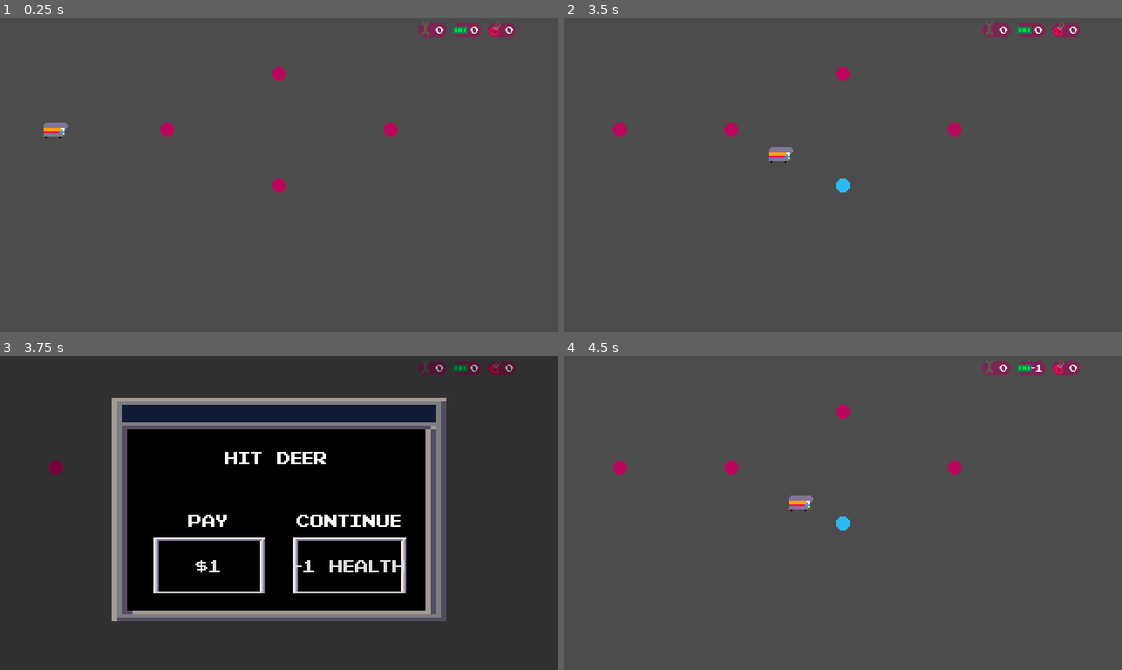
Above: before the commit, frames 1-4 (two rows, left to right).
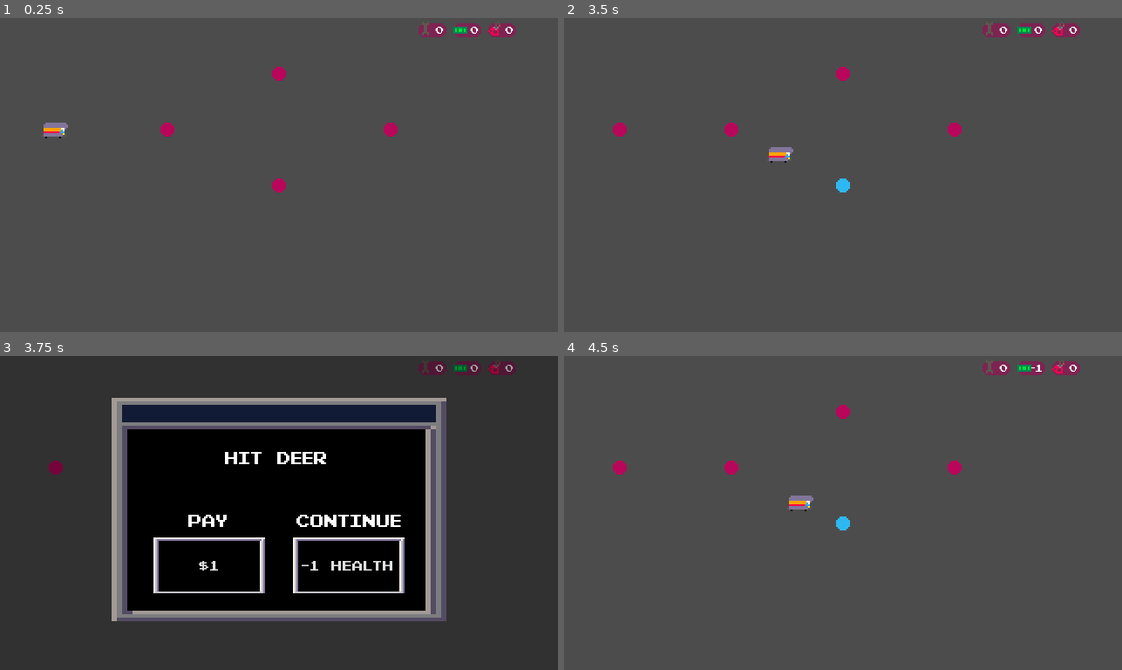
Above: after the commit, the same moments.

Repository: youssefevan/global-game-jam-2023
Game: Godot game, scene res://Scenes/TestingGrounds.tscn
Same seed, same stepped clock (60 frames per second), same inputs: the game is played once before the commit and once after it. This scene is started directly instead of the project's main scene.
Inputs (mouse positions are in pixels of both pictures, inside the frame that each line leads up to):
- Up to frame 1 (0.25 s): no input
- Up to frame 2 (3.5 s): tap Enter at 0.5 s; move the mouse to (619, 131) at 0.52 s; click (619, 131) at 0.6 s; tap Space at 1.25 s; move the mouse to (731, 131) at 1.27 s; click (731, 131) at 1.35 s; click (909, 228) at 2 s; move the mouse to (843, 184) at 2.77 s; click (843, 184) at 2.85 s
- Up to frame 3 (3.75 s): move the mouse to (279, 412) at 3.52 s; click (279, 412) at 3.6 s
- Up to frame 4 (4.5 s): click "$1" at 4.25 s

Frames 1-2 are identical in both runs. In frame 3, 0.6% of the frame differs, in the area x 35-73%, y 57-76%; in frame 4, nothing differs.

Commit message:
rest stop

Diff:
--- a/Global Game Jam 2023/Scripts/global.gd
+++ b/Global Game Jam 2023/Scripts/global.gd
@@ -38,4 +38,4 @@
 			1:
 				encounter.start_encounter("hit_deer")
 			2:
-				encounter.start_encounter("heavy_traffic")
+				encounter.start_encounter("rest_stop")
--- a/Global Game Jam 2023/Sprites/Themes/checktheme.tres
+++ b/Global Game Jam 2023/Sprites/Themes/checktheme.tres
@@ -8,7 +8,7 @@
 [ext_resource path="res://Sprites/window2click.png" type="Texture" id=6]
 
 [sub_resource type="DynamicFont" id=1]
-size = 10
+size = 8
 font_data = ExtResource( 3 )
 
 [sub_resource type="StyleBoxTexture" id=3]
